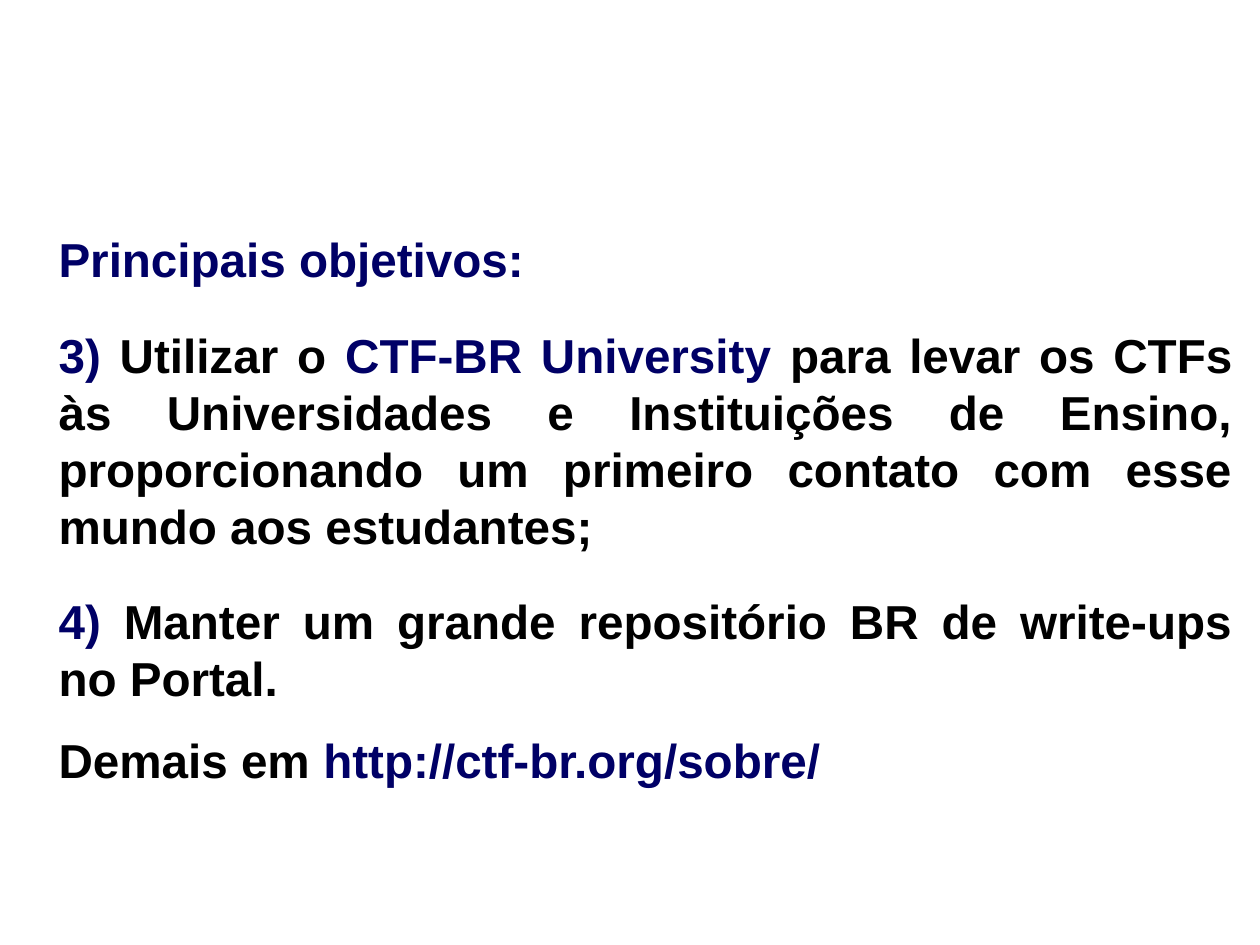
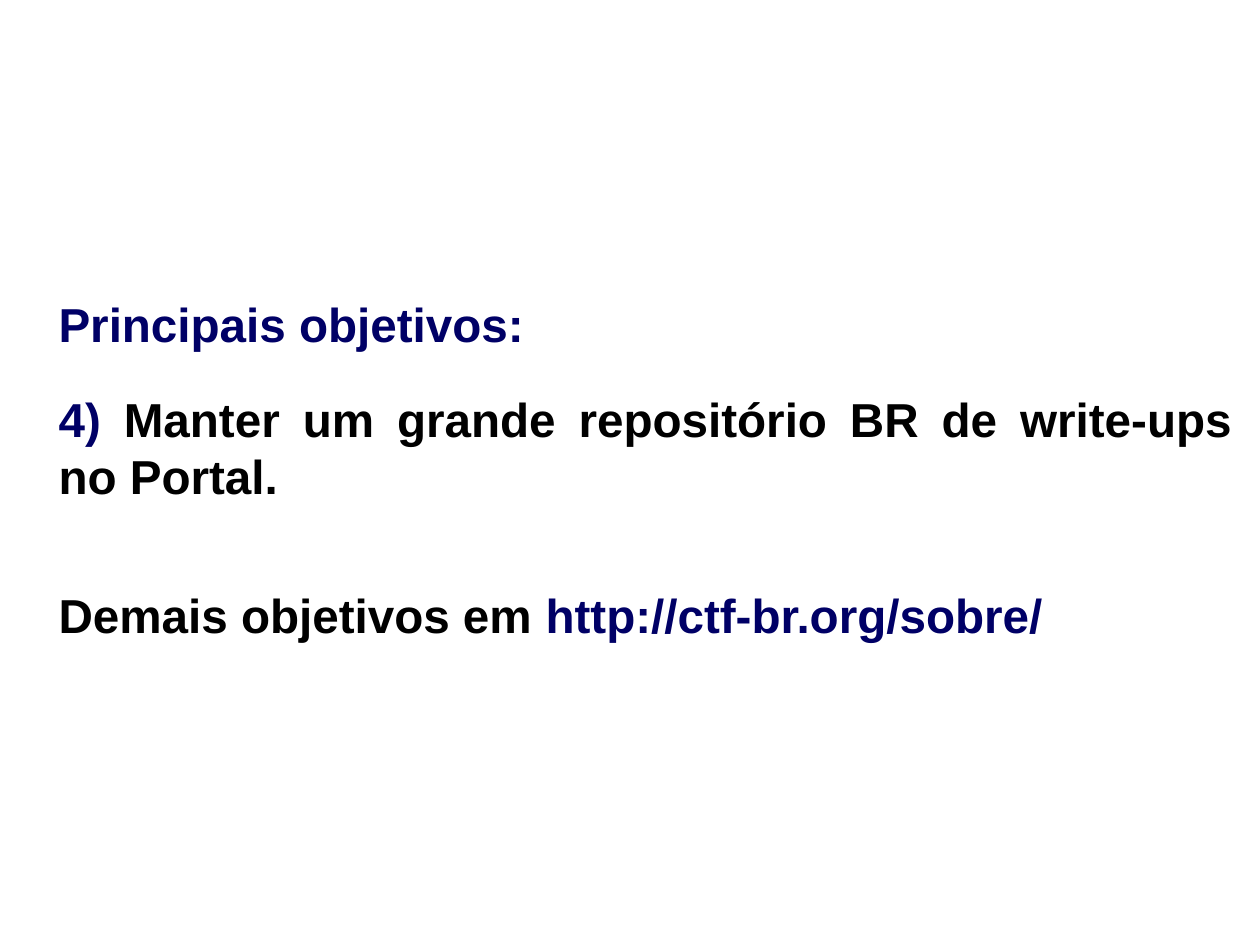
Before and after one commit to ctf-br/kit-palestrante, a slide deck: slide 10 of Versão Full/Palestra Full.odp (slide 9 before the commit). Drawn at 1260x945 pixels with LibreOffice and Linux fonts; fonts in the diff are those of the drawing. Boxes give left, top, right and bottom in pixels: in the first picture for what was removed or moved away, otherwise in the second. Text is boxed around its words. In the diff, an @@ line names an element or a change of style, - is before the commit and + after.

Commit message:
Atualizados slides e chall fcrypto zipado para evitar ser corrompido.

```diff
--- a/Versão Full/Palestra Full.odp
+++ b/Versão Full/Palestra Full.odp
@@ subtitle "Principais objetivos:": place and size @@
-subtitle "Principais objetivos:" at (59, 242, 1232, 788)
+subtitle "Principais objetivos:" at (59, 307, 1231, 643)
@@ subtitle at (59, 338, 1232, 552): paragraph removed @@
-3) Utilizar o CTF-BR University para levar os CTFs às Universidades e Instituições de Ensino, proporcionando um primeiro contato com esse mundo aos estudantes;
@@ subtitle at (59, 598, 1043, 643): text changed @@
-Demais em http://ctf-br.org/sobre/
+Demais objetivos em http://ctf-br.org/sobre/
```
Also in this commit, not shown: 2 other slides changed, 2 slides added, 1 slide removed, 2 other files.
